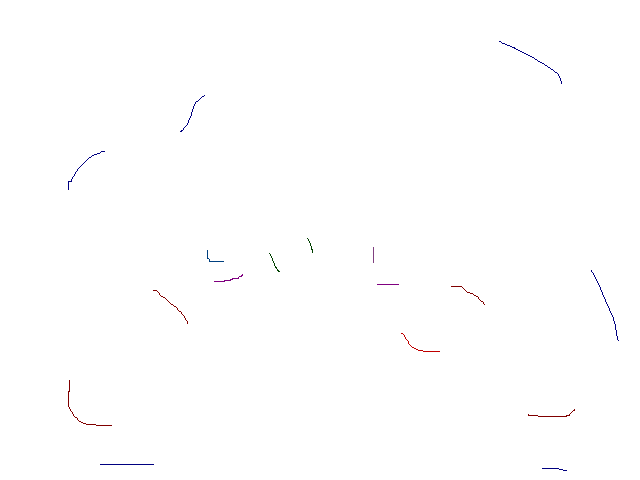
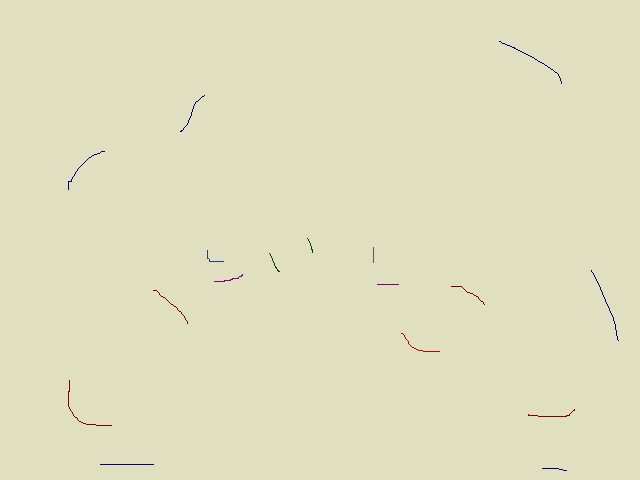
Two versions of the same layered image (640×480). Layer-by-layer changes:
painted on "Scribbles" over [207,250,224,262]
painted on "Background" over [0,0,640,480]
painted on "10_KitchenLow.png" over [0,0,640,480]
